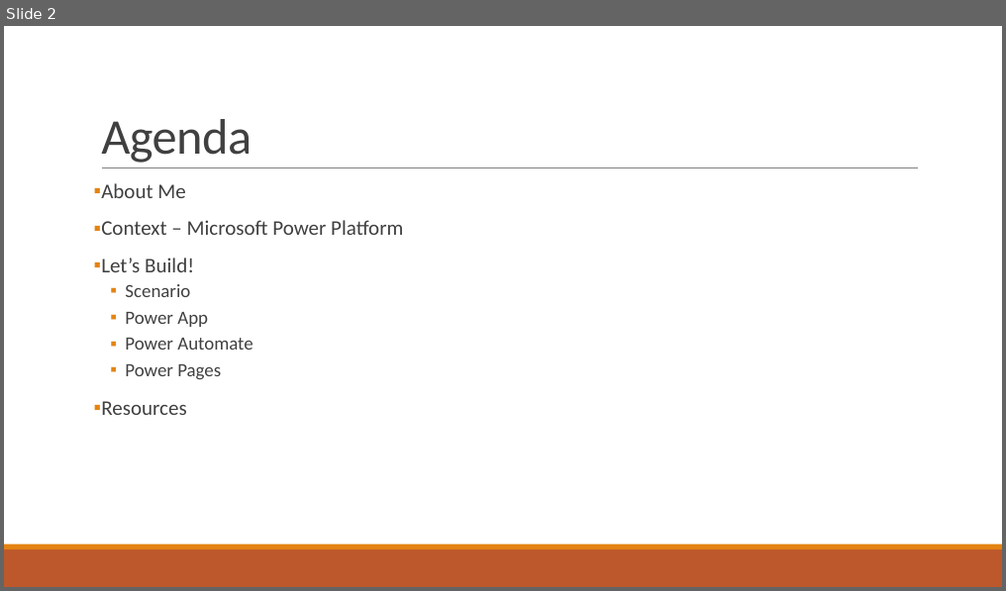
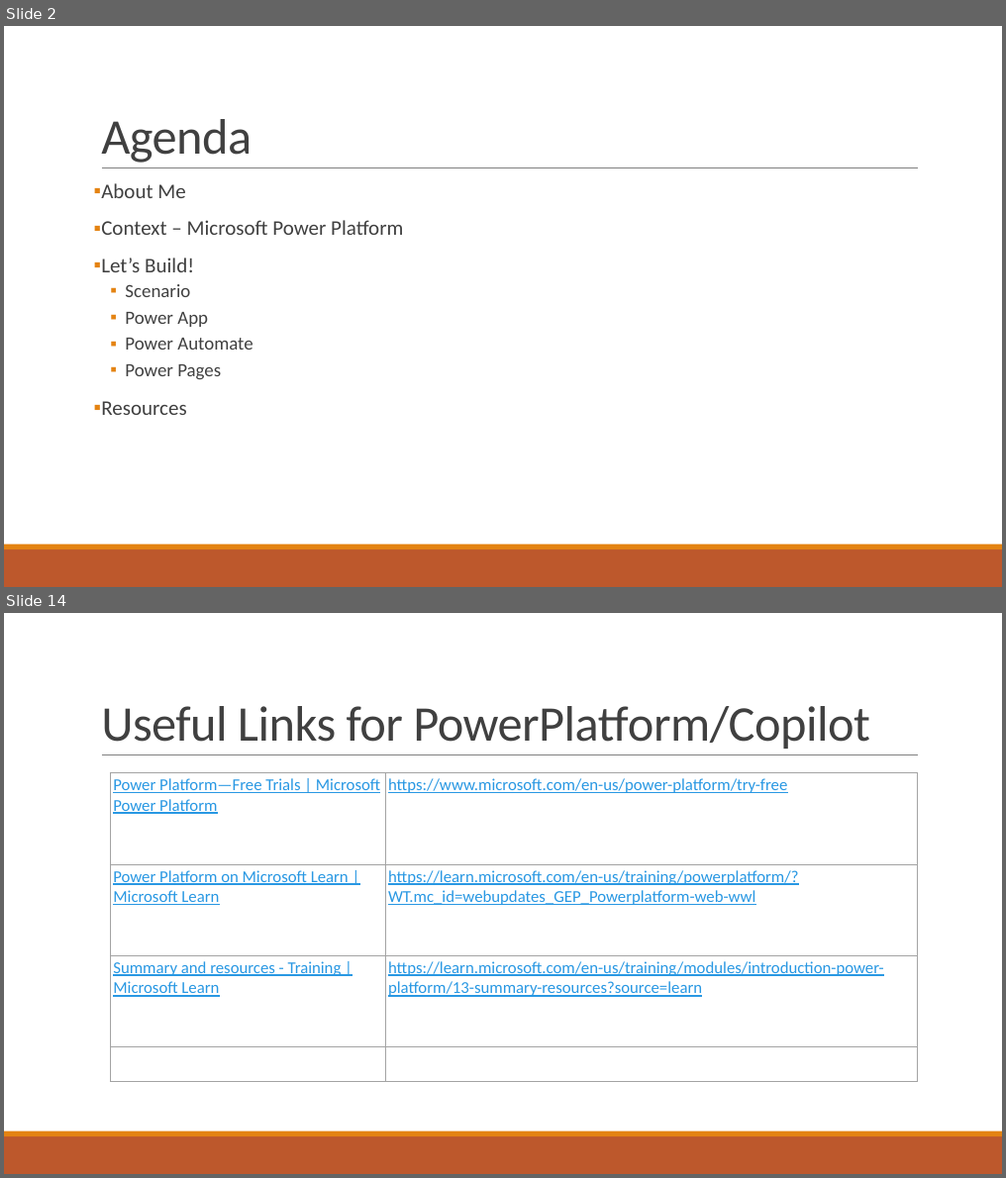
Before and after one commit to eflamm/presentations, a slide deck: Pilot to CoPilot(s).pptx. Shown one above the other, each under a label of ours: slide 2 before the commit, slides 2 and 14 after it; the slides between them are not shown. The pictures are 1006x591 and 1006x1178 pixels, drawn with LibreOffice and Linux fonts; fonts in the diff are those of the drawing. Boxes give left, top, right and bottom in pixels: in the first picture for what was removed or moved away, otherwise in the second. Text is boxed around its words. In the diff, an @@ line names an element or a change of style, - is before the commit and + after.

```diff
--- a/Pilot to CoPilot(s).pptx
+++ b/Pilot to CoPilot(s).pptx
@@ slide 14 added at (4, 613, 1002, 1174), background #FFFFFF; not listed: 3 template elements that a slide beside it also shows @@
@@ title added at (101, 706, 870, 749), 48 pt, text #404040 @@
+Useful Links for PowerPlatform/Copilot
@@ table added at (110, 773, 918, 1081), 4 rows, 2 columns @@
+Power Platform—Free Trials | Microsoft Power Platform | https://www.microsoft.com/en-us/power-platform/try-free
+Power Platform on Microsoft Learn | Microsoft Learn | https://learn.microsoft.com/en-us/training/powerplatform/?WT.mc_id=webupdates_GEP_Powerplatform-web-wwl
+Summary and resources - Training | Microsoft Learn | https://learn.microsoft.com/en-us/training/modules/introduction-power-platform/13-summary-resources?source=learn
+ | 
```
Also in this commit, not shown: 11 other slides added, 1 other file.
